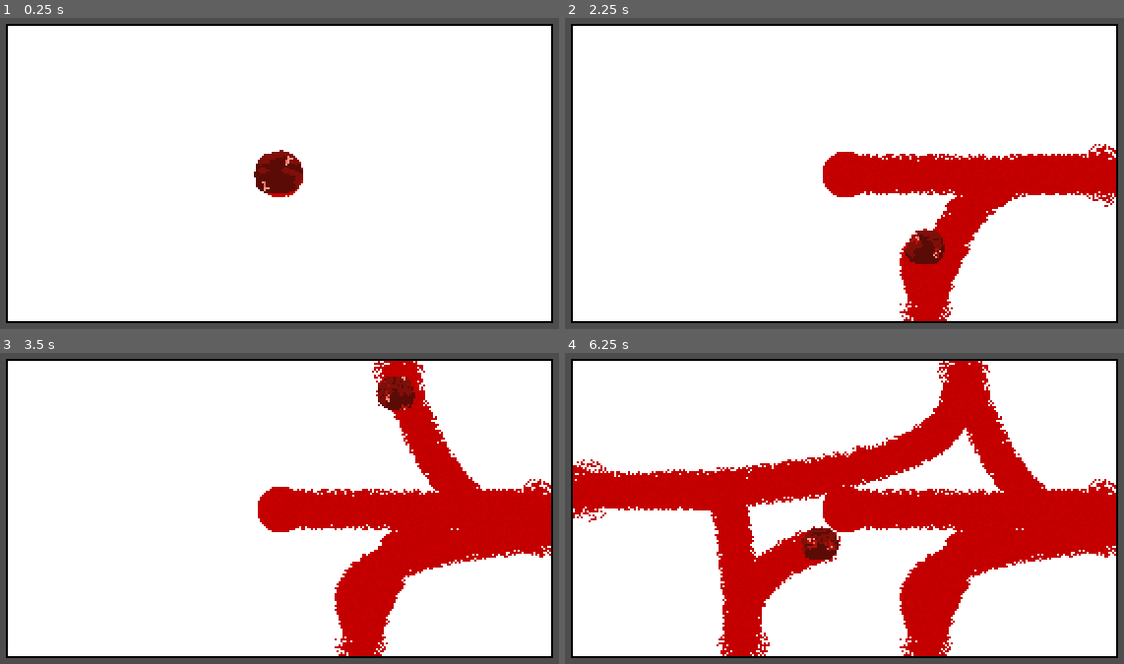
Above: before the commit, frames 1-4 (two rows, left to right).
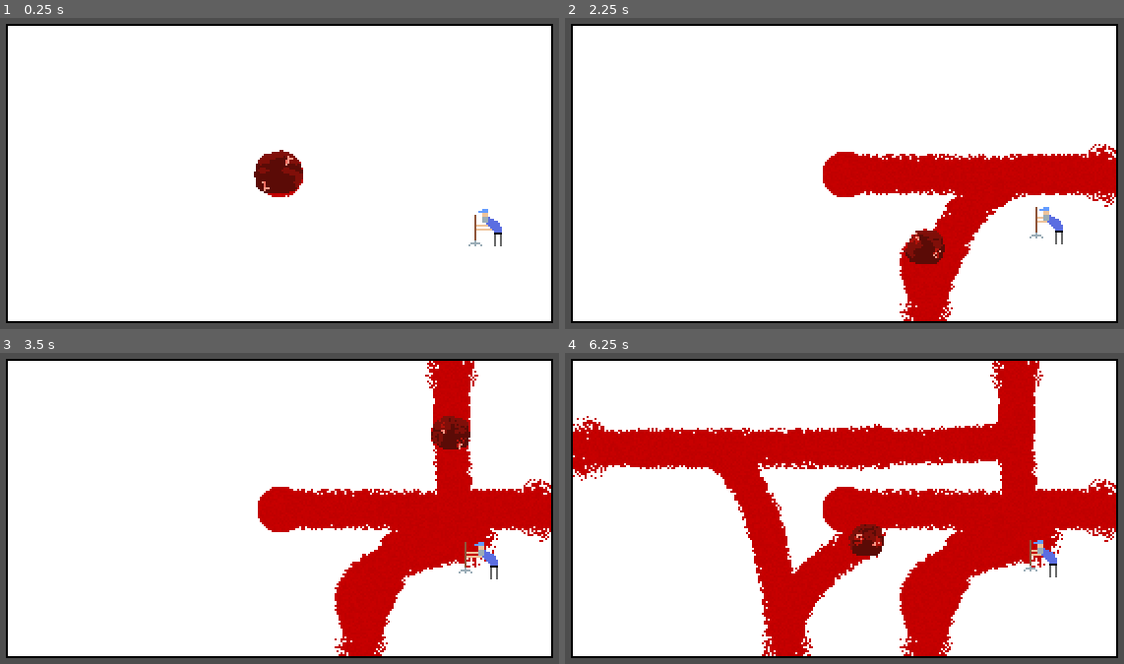
Above: after the commit, the same moments.

Repository: fawfle/blood-jam-cu
Game: Godot game, scene res://scenes/main-michael.tscn
Same seed, same stepped clock (60 frames per second), same inputs: the game is played once before the commit and once after it. This scene is started directly instead of the project's main scene. The engine's default icon, where the game draws it, is replaced by a stand-in: a white triangle on a blue panel in a dark square.
Inputs:
- Up to frame 1 (0.25 s): no input
- Up to frame 2 (2.25 s): tap Enter at 0.5, 1.35 s; hold D (right) 0.53-1.28 s; tap Shift (dash) at 0.6 s; hold S (backward) 1.28-2.03 s; hold D (right) from 2.03 s (still down); tap Backspace at 2.1 s
- Up to frame 3 (3.5 s): release D (right) at 2.78 s; hold W (forward) from 2.78 s (still down); tap 0 at 2.85 s
- Up to frame 4 (6.25 s): release W (forward) at 3.53 s; hold A (left) 3.53-5.03 s; tap one key every 0.75 s from 3.6 s: 9 Shift (dash) Enter Backspace; hold S (backward) 5.03-5.78 s; hold D (right) from 5.78 s (still down)

The runs differ from the first frame. In frame 1, 0.2% of the frame differs, in the area x 83-90%, y 61-74%; in frame 2, 0.2%; in frame 3, 5.5%; in frame 4, 25%, in the area x 1-99%, y 2-98%.

Commit message:
added more sounds

Diff:
--- a/scenes/main-michael.tscn
+++ b/scenes/main-michael.tscn
@@ -1,9 +1,10 @@
-[gd_scene load_steps=5 format=3 uid="uid://d066613uy7low"]
+[gd_scene load_steps=6 format=3 uid="uid://d066613uy7low"]
 
 [ext_resource type="Script" uid="uid://cbgkr8obs2pqr" path="res://scenes/main.gd" id="1_qqjsw"]
 [ext_resource type="PackedScene" uid="uid://dbxpkx7jsbcf2" path="res://scenes/ground/ground.tscn" id="2_hg1x6"]
 [ext_resource type="PackedScene" uid="uid://c0xl0mbw34dfe" path="res://scenes/player/player.tscn" id="3_qv2ov"]
-[ext_resource type="Script" path="res://scripts/camera.gd" id="4_qi2kv"]
+[ext_resource type="Script" uid="uid://6pckog4as786" path="res://scripts/camera.gd" id="4_qi2kv"]
+[ext_resource type="PackedScene" uid="uid://8wb27ah701u8" path="res://scenes/enemies/janitor/janitor.tscn" id="5_hg1x6"]
 
 [node name="Main" type="Node2D"]
 script = ExtResource("1_qqjsw")
@@ -14,3 +15,6 @@
 
 [node name="Camera2D" type="Camera2D" parent="Player"]
 script = ExtResource("4_qi2kv")
+
+[node name="Janitor" parent="." instance=ExtResource("5_hg1x6")]
+position = Vector2(105, 28)
--- a/scenes/player/player.gd
+++ b/scenes/player/player.gd
@@ -2,6 +2,8 @@
 
 @onready var animated_sprite: AnimatedSprite2D = $AnimatedSprite2D
 @onready var collision_shape: CollisionShape2D = $CollisionShape2D
+@onready var movement_sound: AudioStreamPlayer2D = $MovementSound
+@onready var bounce_sound: AudioStreamPlayer2D = $BounceSound
 
 @export var move_acceleration: float = 400.0
 @export var stop_acceleration: float = 800.0
@@ -51,7 +53,6 @@
 		else: animated_sprite.play("move_vertical", -play_speed)
 	else:
 		animated_sprite.play("idle")
-
 	if movement_input.x != 0:
 		animated_sprite.flip_h = movement_input.x > 0
 
@@ -92,7 +93,7 @@
 func bounce(previous_velocity: Vector2, collision: KinematicCollision2D):
 	if previous_velocity.length() < min_speed_to_bounce: return
 	velocity = -previous_velocity.reflect(collision.get_normal()) * bounce_multiplier
-
+	bounce_sound.play()
 	move_and_slide()
 
 func dash() -> void:
--- a/scenes/player/player.tscn
+++ b/scenes/player/player.tscn
@@ -1,9 +1,11 @@
-[gd_scene load_steps=19 format=3 uid="uid://c0xl0mbw34dfe"]
+[gd_scene load_steps=21 format=3 uid="uid://c0xl0mbw34dfe"]
 
 [ext_resource type="Script" uid="uid://bf7y8ggmj0n0g" path="res://scenes/player/player.gd" id="1_8afob"]
 [ext_resource type="Texture2D" uid="uid://cwd0l46eux6pu" path="res://sprites/player-mid-idle.png" id="2_gmlin"]
 [ext_resource type="Texture2D" uid="uid://dw1vjmhdny6vf" path="res://sprites/player-mid-move.png" id="3_gmlin"]
 [ext_resource type="Texture2D" uid="uid://cylxsnfdiuaon" path="res://sprites/player-mid-movedown.png" id="4_lvxji"]
+[ext_resource type="AudioStream" uid="uid://ulvm8v4vyinh" path="res://audio/sounds/freesound_community-guts-dragging-76277.mp3" id="5_75vfm"]
+[ext_resource type="AudioStream" uid="uid://dhmnm8j26mbs" path="res://audio/sounds/u_xjrmmgxfru-hit-flesh-02-266309.mp3" id="6_75vfm"]
 
 [sub_resource type="AtlasTexture" id="AtlasTexture_dovo2"]
 atlas = ExtResource("2_gmlin")
@@ -121,3 +123,10 @@
 
 [node name="CollisionShape2D" type="CollisionShape2D" parent="."]
 shape = SubResource("CircleShape2D_x7p2l")
+
+[node name="MovementSound" type="AudioStreamPlayer2D" parent="."]
+stream = ExtResource("5_75vfm")
+
+[node name="BounceSound" type="AudioStreamPlayer2D" parent="."]
+stream = ExtResource("6_75vfm")
+max_polyphony = 20
Not shown, added: audio/sounds/floraphonic-slime-splat-1-219248.mp3.import
Not shown, added: audio/sounds/freesound_community-breakingneck-106924.mp3.import
Not shown, added: audio/sounds/freesound_community-guts-dragging-76277.mp3.import
Not shown, added: audio/sounds/freesound_community-hey-check-your-blood-sugar-44993.mp3.import
Not shown, added: audio/sounds/ragecore29-htf-head-or-body-rips-apart-481466.mp3.import
Not shown, added: audio/sounds/u_xjrmmgxfru-hit-flesh-02-266309.mp3.import
Not shown, removed: sounds/freesound_community-guts-dragging-76277.mp3.import
Not shown, removed: sounds/ragecore29-htf-head-or-body-rips-apart-481466.mp3.import
Not shown, added: audio/sounds/floraphonic-slime-splat-1-219248.mp3
Not shown, added: audio/sounds/freesound_community-breakingneck-106924.mp3
Not shown, added: audio/sounds/freesound_community-guts-dragging-76277.mp3
Not shown, added: audio/sounds/freesound_community-hey-check-your-blood-sugar-44993.mp3
(and 2 more such lines)
